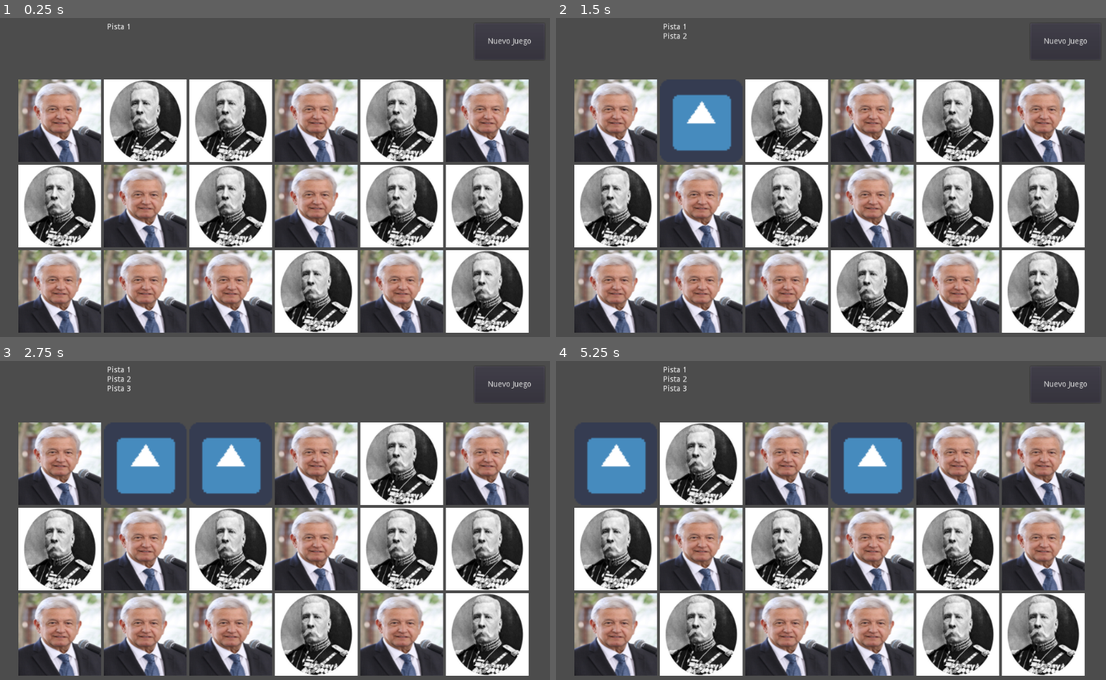
Above: before the commit, frames 1-4 (two rows, left to right).
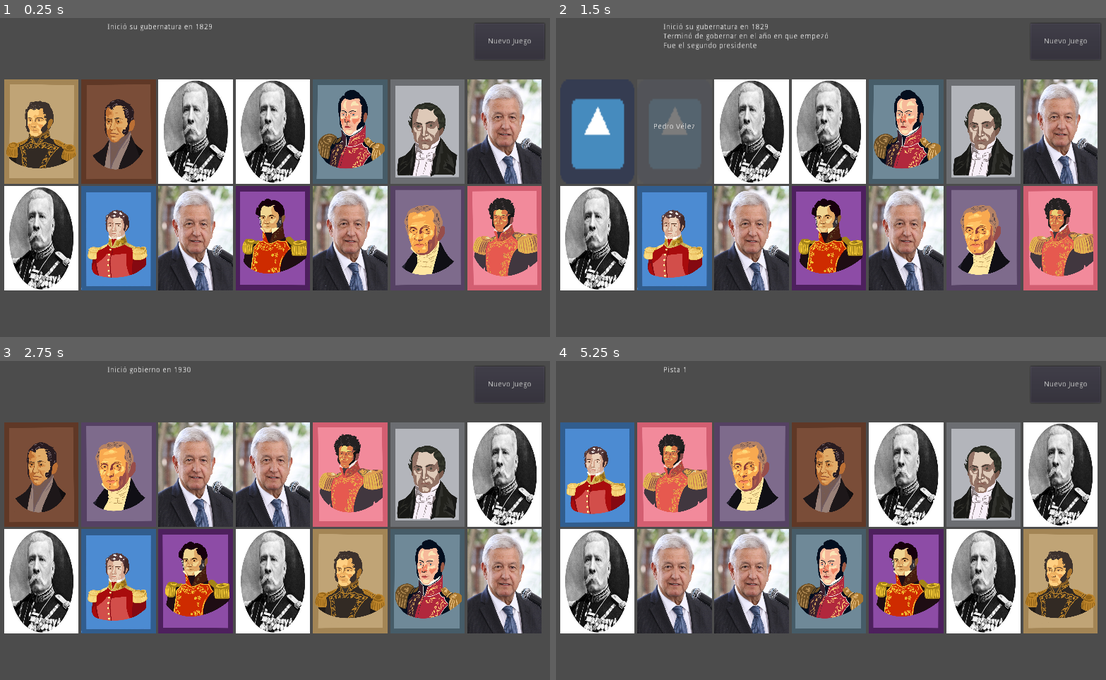
Above: after the commit, the same moments.

Repository: BryanWi/AdivinaQuien
Game: Godot game, scene res://game/Game.tscn
The game is run twice, just before and just after one commit, with the same random seed, the same clock (stepped at 60 frames per second) and the same inputs. The engine's default icon, where the game draws it, is replaced by a stand-in: a white triangle on a blue panel in a dark square.
Inputs (mouse positions are in pixels of both pictures, inside the frame that each line leads up to):
- Up to frame 1 (0.25 s): no input
- Up to frame 2 (1.5 s): click (600, 132) at 0.52 s; click (677, 132) at 1.27 s
- Up to frame 3 (2.75 s): click (198, 475) at 2.02 s
- Up to frame 4 (5.25 s): click "Nuevo Juego" at 2.75 s; click (600, 475) at 3.52 s; click (754, 475) at 4.27 s; click (908, 475) at 5.02 s

The runs differ from the first frame. In frame 1, 71% of the frame differs, in the area x 0-99%, y 1-99%; in frame 2, 71%; in frame 3, 72%; in frame 4, 71%.

Commit message:
Personajes agregados

Diff:
--- a/game/Game.gd
+++ b/game/Game.gd
@@ -9,63 +9,151 @@
 var respuesta:String
 var presi:String
 var n_pista:int = 0
-
-var TARJETAS_TABLERO = 18
-
-var doc: Dictionary = {
+var pistas: Array
+var errores:int = 0
+
+var TARJETAS_TABLERO = 14
+
+var doc_test: Dictionary = {
 	"Porfirio Díaz" : {
 		"nombre" : "Porfirio Díaz",
 		"image" : "diaz_porfirio_2.jpg",
-		"pistas" : ["Pista 1", "Pista 2", "Pista 3"]
+		"pistas" : ["Pista 1", "Pista 2", "Pista 3", "Pista 4"]
 		},
 	"AMLO" : {
 		"nombre" : "Andrés Manuel López Obrador",
 		"image" : "AMLO.jpg",
-		"pistas" : ["Pista 1", "Pista 2", "Pista 3"]
+		"pistas" : ["Pista 1", "Pista 2", "Pista 3", "Pista 4"]
 	}
 }
+var doc: Dictionary = {
+	"Guadalupe Victoria":{
+		"nombre" : "Guadalupe Victoria",
+		"image" : "Guadalupe Victoria.jpg",
+		"pistas" : [
+			"Inició su gubernatura en 1824",
+			"Terminó de gobernar en 1829",
+			"Fue el primer presidente",
+			"Fue resultado de las primeras elecciones federales"
+		]
+	},
+	"Vicente Guerrero":{
+		"nombre" : "Vicente Guerrero",
+		"image" : "Vicente Guerrero.png",
+		"pistas" : [
+			"Inició su gubernatura en 1829",
+			"Fue el segundo presidente",
+			"Terminó de gobernar en el año en que empezó",
+			"Su gobierno duró 8 meses"
+		]
+	},
+	"Jose María Bocanegra":{
+		"nombre" : "Jose María Bocanegra",
+		"image" : "José María Bocanegra.png",
+		"pistas" : [
+			"Fue el segundo presidente en iniciar su gobierno en 1829",
+			"Su gobierno duró 7 días",
+			"Fue el tercer presidente",
+			"Cedió su presidencia tras un ataque de insurgentes que rodearon el Palacio Nacional"
+		]
+	},
+	"Pedro Vélez" :{
+		"nombre" : "Pedro Vélez",
+		"image" : "Pedro Vélez.png",
+		"pistas" : [
+			"Gobierno de 3 personas iniciado en diciembre de 1829",
+			"Gobernó Junto a Luis Quintanar y Lucas Alamán",
+			"Tercer gobierno de 1829",
+			"Duró por 8 días"
+		]
+	},
+	"Anastasio Bustamante" :{
+		"nombre" : "Anastasio Bustamante",
+		"image" : "Anastasio Bustamante.png",
+		"pistas" : [
+			"Inició gobierno en 1930",
+			"Terminó de gobernar en agosto de 1932",
+			"Asume el cargo tras una rebelión contra Guerrero",
+			"Tuvo 3 gobiernos entre 1830 y 1841"
+		]
+	},
+	"Melchor Múzquiz" :{
+		"nombre" : "Melchor Múzquiz",
+		"image" : "Melchor Múzquiz.png",
+		"pistas" : [
+			"Inició en agosto de 1832",
+			"Terminó en diciembre de 1832",
+			"Fue presidente interino durante el cargo de Anastasio Bustamante, quien salió a combatir y no podía mantener su puesto",
+			"Trató de renunciar ante el Congreso, pero le pidieron que siguiera gobernando"
+		]
+	},
+	"Manuel Gómez Pedraza" :{
+		"nombre" : "Manuel Gómez Pedraza",
+		"image" : "Manuel Gómez Pedraza.png",
+		"pistas" : [
+			"Inicia en diciembre de 1832",
+			"Termina en marzo de 1833",
+			"Santa Anna, Lorenzo Zavala y Jose María Lobato no le permitieron ejercer su puesto como presidente electo hasta 1932",
+			"Se desterró durante dos años en Francia"
+		]
+	},
+	"Valentín Gómez Farías" :{
+		"nombre" : "Valentín Gómez Farías",
+		"image" : "Valentín Gómez Farías.png",
+		"pistas" : [
+			"Inició su cargo en abril de 1833",
+			"Era vicepresidente, pero tomó el puesto de presidente debido a varias ausencias",
+			"Tuvo 4 mandatos entre 1833 y 1834",
+			"Asumió el cargo varias veces debido a ausencias de Santa Anna"
+		]
+	},
+}
 
 
 
 # Called when the node enters the scene tree for the first time.
 func _ready():
-	for i in range(16):
+	for i in range(7):
 		if i%2 == 0:
 			doc["PD" + str(i)]={
 			"nombre" : "Porfirio Díaz",
 			"image" : "diaz_porfirio_2.jpg",
-			"pistas" : ["Pista 1", "Pista 2", "Pista 3"]
+			"pistas" : ["Pista 1", "Pista 2", "Pista 3", "Pista 4"]
 			}
 		else:
 
 			doc["AMLO" + str(i)]={
 			"nombre" : "Andrés Manuel López Obrador",
 			"image" : "AMLO.jpg",
-			"pistas" : ["Pista 1", "Pista 2", "Pista 3"]
+			"pistas" : ["Pista 1", "Pista 2", "Pista 3", "Pista 4"]
 			}
 
-
-
 	new_game()
 
 
 func new_game():
+	print("\nNuevo Juego")
 	$Label.text = ""
+	errores = 0
+	n_pista = 0
+	pistas = []
 
 	for item in $Tablero.get_children():
 		item.queue_free()
 
 	randomize()
 	var keys = doc.keys()
-	print(keys.size())
 	var rand_index = fmod(randi() , keys.size())
 
 	presi = keys.pop_at(rand_index)
 	var opciones = [presi]
+	pistas = [] + doc[presi]["pistas"]
+	pistas.shuffle()
+
 	respuesta = doc[presi]["nombre"]
-	print(presi)
-
-	for i in range(TARJETAS_TABLERO-1):
+	print(respuesta)
+
+	for _i in range(TARJETAS_TABLERO-1):
 		var rand_ind = fmod(randi() , keys.size())
 		opciones.append(keys.pop_at(rand_ind))
 
@@ -84,22 +172,38 @@
 func check_answer(nombre: String, btn_name: String):
 	if (nombre == respuesta):
 		print("Correcto")
+		game_won()
 	else:
 		print("incorrecto")
+		errores += 1
+		if errores == 3:
+			game_lost()
+			return
 		$Tablero.get_node(btn_name).disabled = true
 		set_pista()
 #	print("respuesta: "+respuesta)
 #	print("nombre: "+nombre)
 
-# Called every frame. 'delta' is the elapsed time since the previous frame.
-#func _process(delta):
-#	pass
+func game_lost():
+	new_game()
+
+func game_won():
+	new_game()
 
 func set_pista():
-	$Label.text += doc[presi]["pistas"][n_pista] + "\n"
+	$Label.text += pistas.pop_at(0) + "\n"
 	n_pista += 1
 	if n_pista >= doc[presi]["pistas"].size():
-		n_pista= 0
+		n_pista = 0
+	print("n_pista: ", n_pista, " pistas: ", doc[presi]["pistas"].size())
 
 func _on_NuevoJuego_button_down():
 	new_game()
+
+func play_sound(sonido:String) ->void:
+	pass
+	match sonido:
+		"Win":
+			pass
+		"error":
+			pass
--- a/game/Game.tscn
+++ b/game/Game.tscn
@@ -1,6 +1,5 @@
-[gd_scene load_steps=3 format=2]
+[gd_scene load_steps=2 format=2]
 
-[ext_resource path="res://game/assets/tarjeta.tscn" type="PackedScene" id=1]
 [ext_resource path="res://game/Game.gd" type="Script" id=2]
 
 [node name="Control" type="Control"]
@@ -13,104 +12,14 @@
 anchor_top = 0.5
 anchor_right = 0.5
 anchor_bottom = 0.5
-margin_left = -417.0
+margin_left = -488.0
 margin_top = -178.0
-margin_right = 417.0
+margin_right = 488.0
 margin_bottom = 282.0
 grow_horizontal = 2
 custom_constants/vseparation = 5
 custom_constants/hseparation = 5
-columns = 6
-
-[node name="tarjeta" parent="Tablero" instance=ExtResource( 1 )]
-
-[node name="tarjeta2" parent="Tablero" instance=ExtResource( 1 )]
-margin_left = 155.0
-margin_right = 305.0
-
-[node name="tarjeta3" parent="Tablero" instance=ExtResource( 1 )]
-margin_left = 310.0
-margin_right = 460.0
-
-[node name="tarjeta4" parent="Tablero" instance=ExtResource( 1 )]
-margin_left = 465.0
-margin_right = 615.0
-
-[node name="tarjeta5" parent="Tablero" instance=ExtResource( 1 )]
-margin_left = 620.0
-margin_right = 770.0
-
-[node name="tarjeta6" parent="Tablero" instance=ExtResource( 1 )]
-margin_left = 775.0
-margin_right = 925.0
-
-[node name="tarjeta7" parent="Tablero" instance=ExtResource( 1 )]
-margin_top = 155.0
-margin_bottom = 305.0
-
-[node name="tarjeta8" parent="Tablero" instance=ExtResource( 1 )]
-margin_left = 155.0
-margin_top = 155.0
-margin_right = 305.0
-margin_bottom = 305.0
-
-[node name="tarjeta9" parent="Tablero" instance=ExtResource( 1 )]
-margin_left = 310.0
-margin_top = 155.0
-margin_right = 460.0
-margin_bottom = 305.0
-
-[node name="tarjeta10" parent="Tablero" instance=ExtResource( 1 )]
-margin_left = 465.0
-margin_top = 155.0
-margin_right = 615.0
-margin_bottom = 305.0
-
-[node name="tarjeta11" parent="Tablero" instance=ExtResource( 1 )]
-margin_left = 620.0
-margin_top = 155.0
-margin_right = 770.0
-margin_bottom = 305.0
-
-[node name="tarjeta12" parent="Tablero" instance=ExtResource( 1 )]
-margin_left = 775.0
-margin_top = 155.0
-margin_right = 925.0
-margin_bottom = 305.0
-
-[node name="tarjeta13" parent="Tablero" instance=ExtResource( 1 )]
-margin_top = 310.0
-margin_bottom = 460.0
-
-[node name="tarjeta14" parent="Tablero" instance=ExtResource( 1 )]
-margin_left = 155.0
-margin_top = 310.0
-margin_right = 305.0
-margin_bottom = 460.0
-
-[node name="tarjeta15" parent="Tablero" instance=ExtResource( 1 )]
-margin_left = 310.0
-margin_top = 310.0
-margin_right = 460.0
-margin_bottom = 460.0
-
-[node name="tarjeta16" parent="Tablero" instance=ExtResource( 1 )]
-margin_left = 465.0
-margin_top = 310.0
-margin_right = 615.0
-margin_bottom = 460.0
-
-[node name="tarjeta17" parent="Tablero" instance=ExtResource( 1 )]
-margin_left = 620.0
-margin_top = 310.0
-margin_right = 770.0
-margin_bottom = 460.0
-
-[node name="tarjeta18" parent="Tablero" instance=ExtResource( 1 )]
-margin_left = 775.0
-margin_top = 310.0
-margin_right = 925.0
-margin_bottom = 460.0
+columns = 7
 
 [node name="NuevoJuego" type="Button" parent="."]
 anchor_left = 1.0
@@ -128,5 +37,8 @@
 margin_top = 20.0
 margin_right = 305.0
 margin_bottom = 97.0
+autowrap = true
+
+[node name="AudioStreamPlayer" type="AudioStreamPlayer" parent="."]
 
 [connection signal="button_down" from="NuevoJuego" to="." method="_on_NuevoJuego_button_down"]
--- a/game/assets/tarjeta.gd
+++ b/game/assets/tarjeta.gd
@@ -13,15 +13,19 @@
 func set_Data(nombre: String, image_path: String):
 	NOMBRE = nombre
 	name = nombre
-	var image = Image.new()
-	image.load("res://imagenes/" + image_path)
-	var t = ImageTexture.new()
-	t.create_from_image(image)
-	self.texture_normal = t
+	$ColorRect/Label.text = nombre
+	$ColorRect.visible = false
+#	var image = Image.new()
+#	image.load("res://imagenes/" + image_path)
+#	var t = ImageTexture.new()
+#	t.create_from_image(image)
+#	self.texture_normal = t
+	self.texture_normal = load("res://imagenes/" + image_path)
 
 
 func _on_tarjeta_button_down():
 	emit_signal("send_respuesta",NOMBRE,name)
+
 
 func list_files_in_directory(path):
 	var files = []
@@ -39,3 +43,11 @@
 	dir.list_dir_end()
 
 	return files
+
+
+func _on_tarjeta_mouse_entered():
+	$ColorRect.visible = true
+
+
+func _on_tarjeta_mouse_exited():
+	$ColorRect.visible = false
--- a/game/assets/tarjeta.tscn
+++ b/game/assets/tarjeta.tscn
@@ -5,11 +5,31 @@
 
 [node name="tarjeta" type="TextureButton"]
 margin_right = 150.0
-margin_bottom = 150.0
-rect_min_size = Vector2( 150, 150 )
+margin_bottom = 210.0
+rect_min_size = Vector2( 135, 189 )
 texture_normal = ExtResource( 2 )
 texture_disabled = ExtResource( 2 )
 expand = true
 script = ExtResource( 1 )
 
+[node name="ColorRect" type="ColorRect" parent="."]
+anchor_right = 1.0
+anchor_bottom = 1.0
+mouse_filter = 2
+color = Color( 0.352941, 0.352941, 0.352941, 0.788235 )
+
+[node name="Label" type="Label" parent="ColorRect"]
+anchor_left = 0.5
+anchor_top = 0.5
+anchor_right = 0.5
+anchor_bottom = 0.5
+margin_left = -58.5
+margin_top = -15.5
+margin_right = 58.5
+margin_bottom = 15.5
+align = 1
+autowrap = true
+
 [connection signal="button_down" from="." to="." method="_on_tarjeta_button_down"]
+[connection signal="mouse_entered" from="." to="." method="_on_tarjeta_mouse_entered"]
+[connection signal="mouse_exited" from="." to="." method="_on_tarjeta_mouse_exited"]
--- a/project.godot
+++ b/project.godot
@@ -14,6 +14,11 @@
 run/main_scene="res://game/Game.tscn"
 config/icon="res://icon.png"
 
+[display]
+
+window/stretch/mode="2d"
+window/stretch/aspect="keep"
+
 [gui]
 
 common/drop_mouse_on_gui_input_disabled=true
Binary file added: imagenes/Anastasio Bustamante.png
Not shown, added: imagenes/Anastasio Bustamante.png.import
Binary file added: imagenes/Benito Juarez.png
Not shown, added: imagenes/Benito Juarez.png.import
Binary file added: imagenes/Felix zuloaga.png
Not shown, added: imagenes/Felix zuloaga.png.import
Binary file added: imagenes/Guadalupe Victoria.jpg
Not shown, added: imagenes/Guadalupe Victoria.jpg.import
Binary file added: imagenes/Jose MAria Iglesias.png
Not shown, added: imagenes/Jose MAria Iglesias.png.import
Binary file added: imagenes/José María Bocanegra.png
Not shown, added: imagenes/José María Bocanegra.png.import
(and 18 more such lines)
